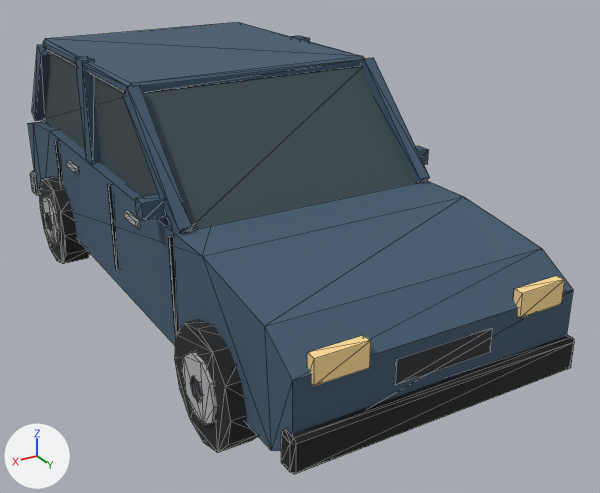
The FBX model Assets/Art/Models/car_clean_a.fbx, before and after one commit.
One viewpoint serves both versions: a camera (50 mm lens) standing at (2.44, 4.88, 2.76) and looking at (-0.28, 0.35, 0.5). Arrows for +X, +Y and +Z are at lower left; the lights stay in place. The older version comes first. Mesh edges are drawn as thin lines. Where no turn or scale is listed for an object, it has been applied to the vertices.

In view in the first picture: 'car_clean_a'.
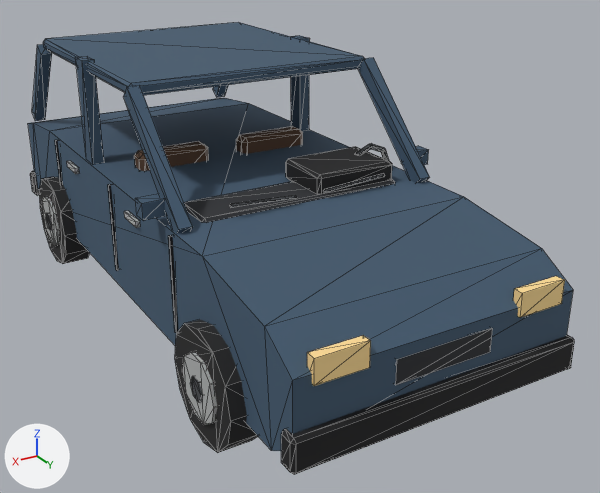
Boxes [x1, y1, x2, y2] around the edits, measured in the pictures (600 x 493 px):
part 1 of me_car_clean_a_001, cut back: before [43, 50, 416, 231]; after [134, 126, 395, 223]
part 2 of me_car_clean_a_001, surface changed: [40, 49, 416, 231] in both

What the commit changed:
me_car_clean_a_001 is used by ob_car_clean_a; location (0.0, 0.0, 0.0).
me_car_clean_a_001 had 518 vertices, 872 faces and spanned x -0.99..0.99, y -2.25..2.25, z 0.0..1.75.
me_car_clean_a_001 now has 760 vertices, 1292 faces and spans x -0.99..0.99, y -2.25..2.25, z 0.0..1.75.
Part 1, on me_car_clean_a_001:
10 vertices are removed from x -0.8..0.8, y -2.02..0.95, z 1.02..1.68.
16 faces are deleted.
198 vertices are added at x -0.82..0.68, y -0.32..0.92, z 0.65..1.25.
16 new vertices lie (0.46, 0.0, 0.0) away from vertices in x -0.61..0.15, y -0.24..0.18, z 0.65..0.8.
16 new vertices lie (0.0, 0.09, 0.0) away from vertices in x -0.63..0.63, y -0.29..-0.28, z 0.72..1.16.
16 new vertices lie (0.0, 0.0, 0.1) away from vertices in x -0.67..0.68, y 0.45..0.89, z 0.95..1.07.
6 new vertices lie (0.0, 0.14, 0.12) away from vertices in x -0.67..-0.63, y 0.46..0.5, z 0.94..0.98.
436 new faces join them.
me_car_clean_a_001 part 2: 537 kept faces spanning x -0.99..0.99, y -2.2..2.2, z 0.0..1.75 get new texture (UV) coordinates.
